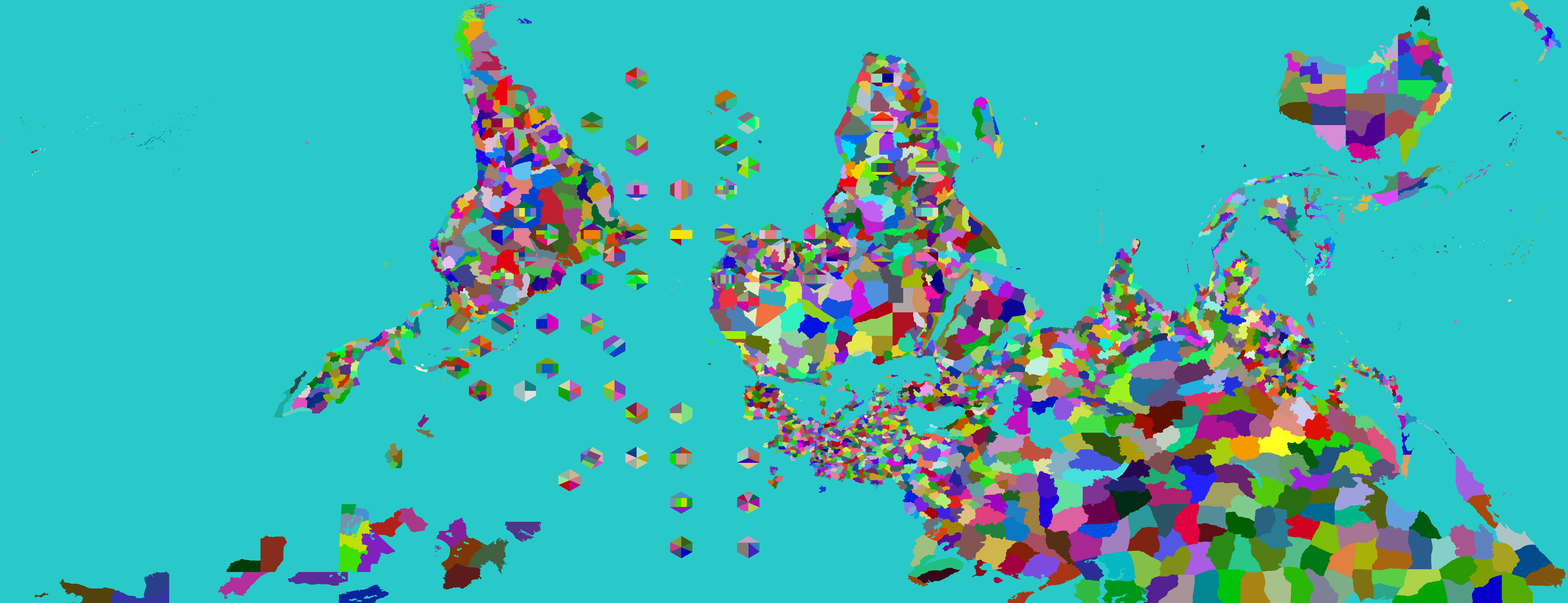
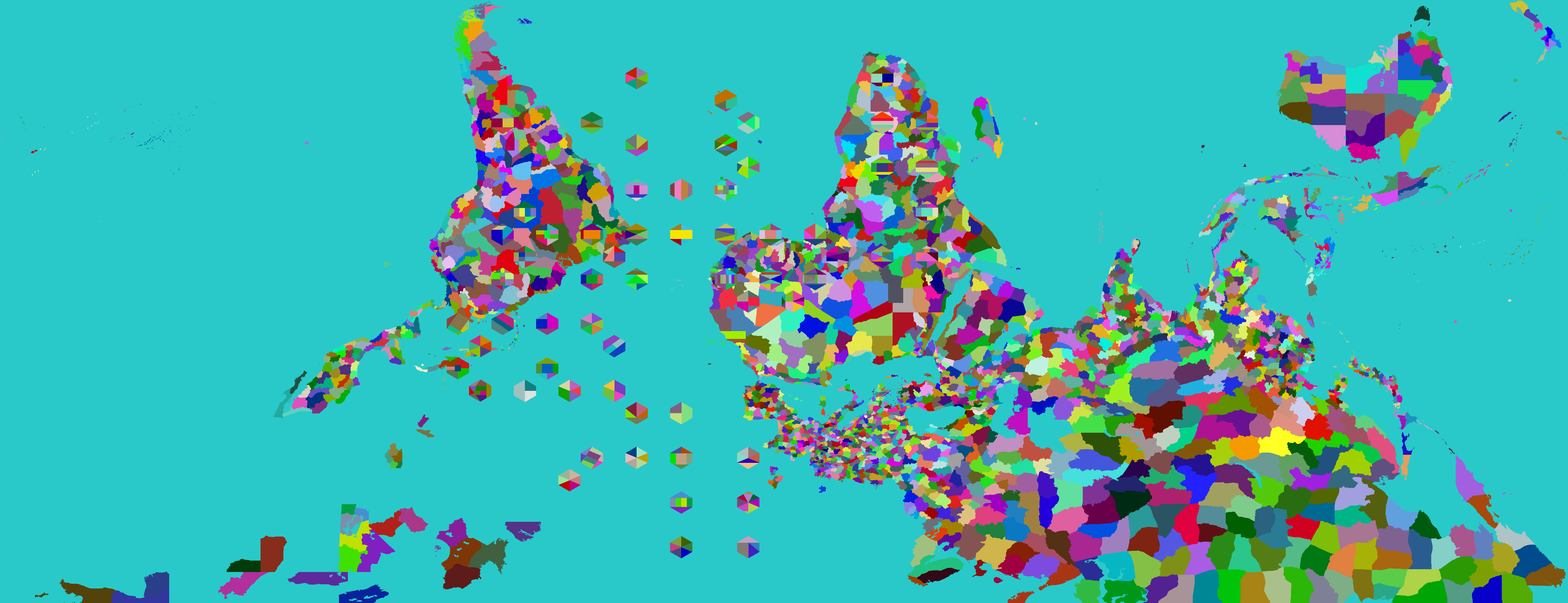
Layered file, before and after one edit (1568×603). Changes by layer:
painted on "Provinces" over (781, 290, 805, 313)
